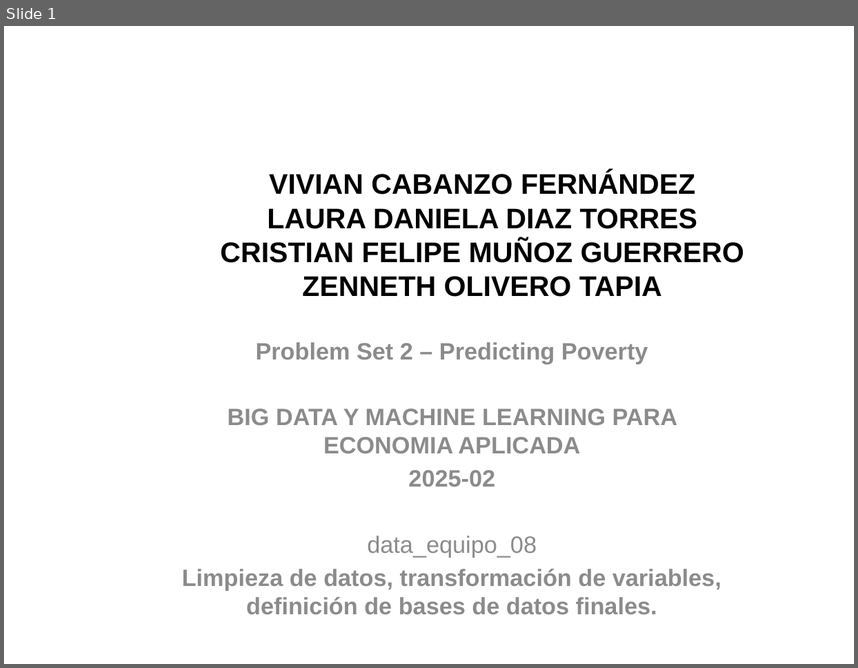
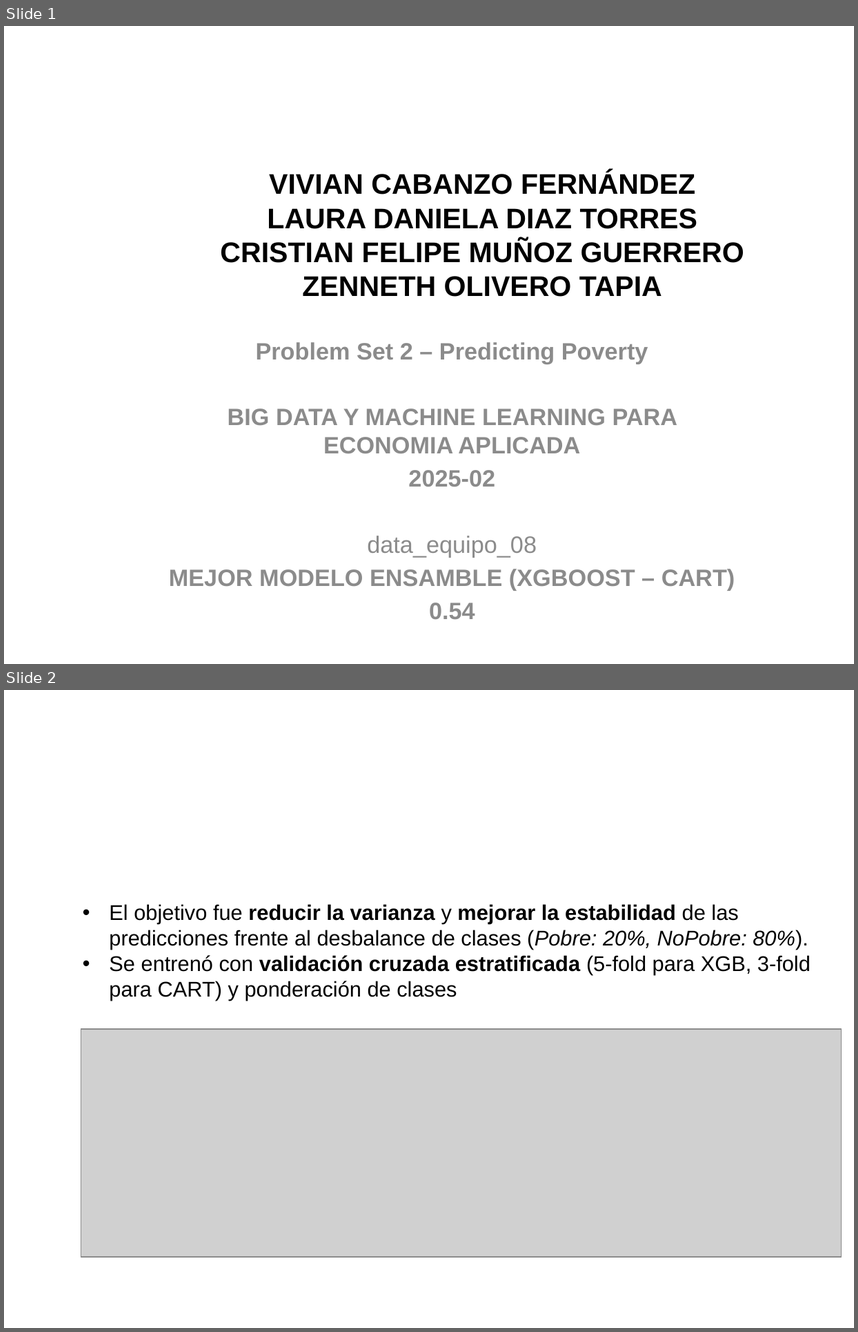
Before and after one commit to VivianCabanzo/Taller2_Predicting-Poverty, a slide deck: Presentaciones/best_equipo_08.pptx. Shown one above the other, each under a label of ours: slide 1 before the commit, slides 1 and 2 after it. The pictures are 858x668 and 858x1332 pixels, drawn with LibreOffice and Linux fonts; fonts in the diff are those of the drawing; grey boxes stand for pictures; background and template pictures are left out. Boxes give left, top, right and bottom in pixels: in the first picture for what was removed or moved away, otherwise in the second. Text is boxed around its words. In the diff, an @@ line names an element or a change of style, - is before the commit and + after.

```diff
--- a/Presentaciones/best_equipo_08.pptx
+++ b/Presentaciones/best_equipo_08.pptx
@@ slide 2 added at [4, 690, 854, 1328], background picture (left out) @@
@@ text added at [109, 904, 811, 1000], 18 pt, text #000000 @@
+• El objetivo fue reducir la varianza y mejorar la estabilidad de las predicciones frente al desbalance de clases (Pobre: 20%, NoPobre: 80%).
+• Se entrenó con validación cruzada estratificada (5-fold para XGB, 3-fold para CART) y ponderación de clases
@@ picture added at [81, 1029, 842, 1257] @@
@@ slide 1 changed as well @@
@@ subtitle at [169, 568, 735, 619]: text changed @@
-Limpieza de datos, transformación de variables, definición de bases de datos finales.
+MEJOR MODELO ENSAMBLE (XGBOOST – CART)
+0.54
```
Also in this commit, not shown: 2 other slides added.
